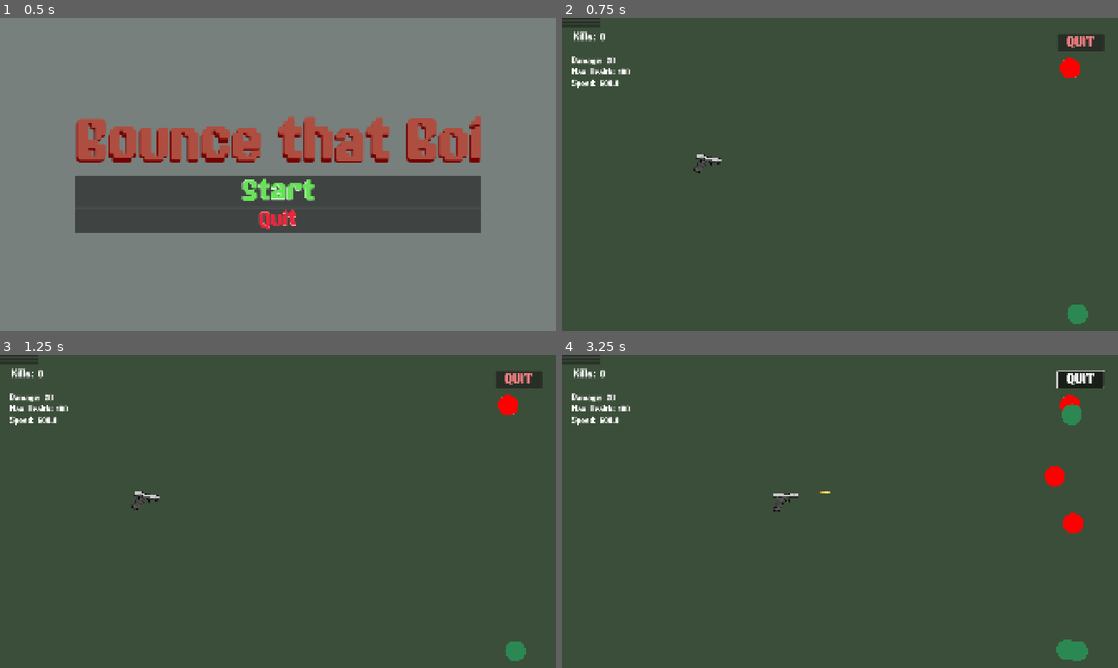
Above: before the commit, frames 1-4 (two rows, left to right).
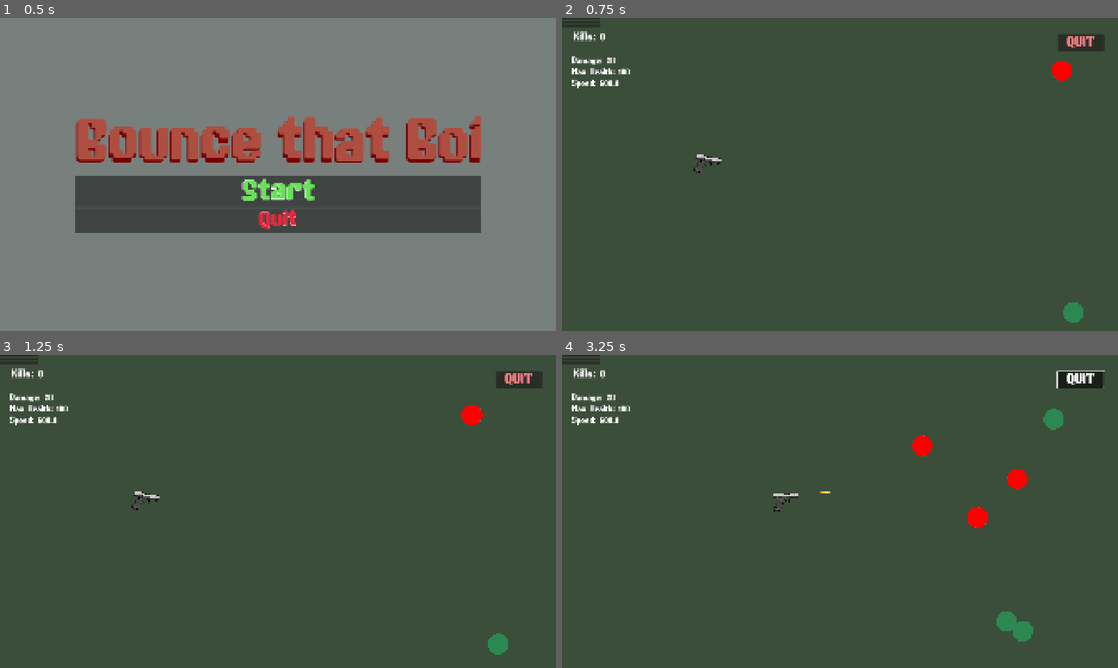
Above: after the commit, the same moments.

Repository: leo434472-oss/godot-game
Game: Godot game, scene res://main_menu.tscn
The game is run twice, just before and just after one commit, with the same random seed, the same clock (stepped at 60 frames per second) and the same inputs.
Inputs (mouse positions are in pixels of both pictures, inside the frame that each line leads up to):
- Up to frame 1 (0.5 s): no input
- Up to frame 2 (0.75 s): click "Start" at 0.5 s
- Up to frame 3 (1.25 s): no input
- Up to frame 4 (3.25 s): click (578, 355) at 1.25 s; click (578, 358) at 2 s; move the mouse to (962, 495) at 2.77 s; hold Right (ui_right) from 2.78 s (still down); hold Space (shoot) from 2.78 s (still down)

Frame 1 is identical in both runs. In frame 2, 0.3% of the frame differs, in the area x 88-95%, y 12-98%; in frame 3, 0.8%; in frame 4, 2.1%, in the area x 62-95%, y 12-98%.

Commit message:
enemy fast

Diff:
--- a/enemy_fast.gd
+++ b/enemy_fast.gd
@@ -1,6 +1,6 @@
 extends CharacterBody2D
 var killcount : int = 0
-var enemy_fast_speed = 1000
+var enemy_fast_speed = 200
 var enemy_normal_health :int= 100
 var enemy_normal_damage :int = 15
 func _ready() -> void:
--- a/enemy_fast.tscn
+++ b/enemy_fast.tscn
@@ -1,6 +1,6 @@
 [gd_scene format=3 uid="uid://byqgb63ea2wwn"]
 
-[ext_resource type="Script" uid="uid://bajgtdy6mf5g" path="res://enemy_normal.gd" id="1_13qw7"]
+[ext_resource type="Script" uid="uid://cjjvx4cqmhqa2" path="res://enemy_fast.gd" id="1_13qw7"]
 [ext_resource type="Texture2D" uid="uid://dhx7veixmk1at" path="res://Rond_rouge.png" id="2_13qw7"]
 
 [sub_resource type="CircleShape2D" id="CircleShape2D_onrkg"]
--- a/enemy_normal.gd
+++ b/enemy_normal.gd
@@ -1,6 +1,6 @@
 extends CharacterBody2D
 var killcount : int = 0
-var enemy_normal_speed = 0
+var enemy_normal_speed = 100
 var enemy_normal_health :int= 100
 var enemy_normal_damage :int = 15
 func _ready() -> void:
